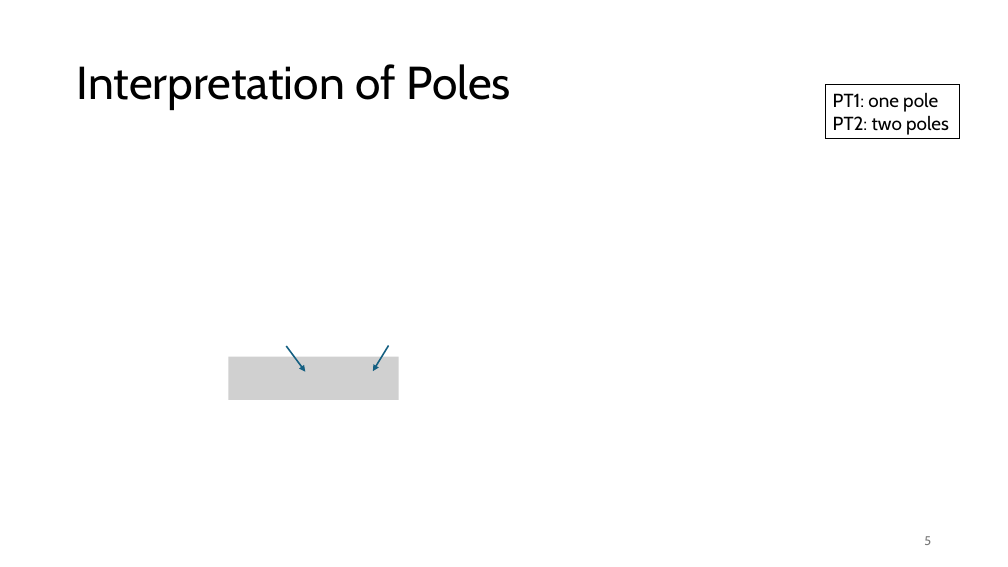
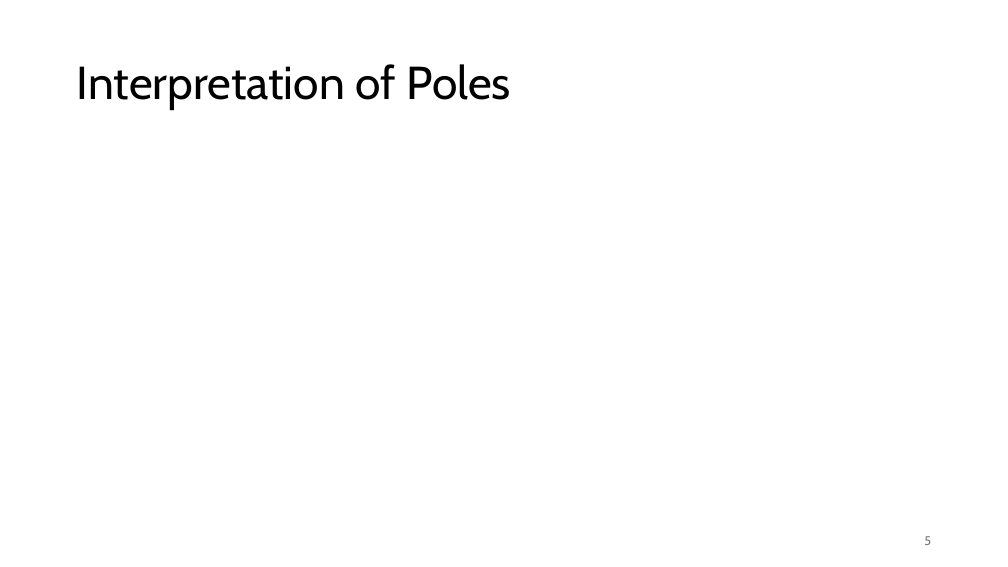
Before and after one commit to FelixWick/control_engineering, a slide deck: slide 5 of slides/4_stability.pptx. Drawn at 1008x567 pixels with LibreOffice and Linux fonts; fonts in the diff are those of the drawing; grey boxes stand for pictures. Boxes give left, top, right and bottom in pixels: in the first picture for what was removed or moved away, otherwise in the second. Text is boxed around its words. In the diff, an @@ line names an element or a change of style, - is before the commit and + after.

Commit message:
poles and zeros

```diff
--- a/slides/4_stability.pptx
+++ b/slides/4_stability.pptx
@@ rectangle removed at bbox=[826, 85, 960, 138] @@
-PT1: one pole
-PT2: two poles
@@ picture removed at bbox=[228, 357, 399, 400] @@
@@ arrow removed from (287, 346) to (306, 372) @@
@@ arrow removed from (389, 346) to (373, 371) @@
```
Also in this commit, not shown: 5 other slides changed, 4 slides added, 1 slide removed, 3 other files.
